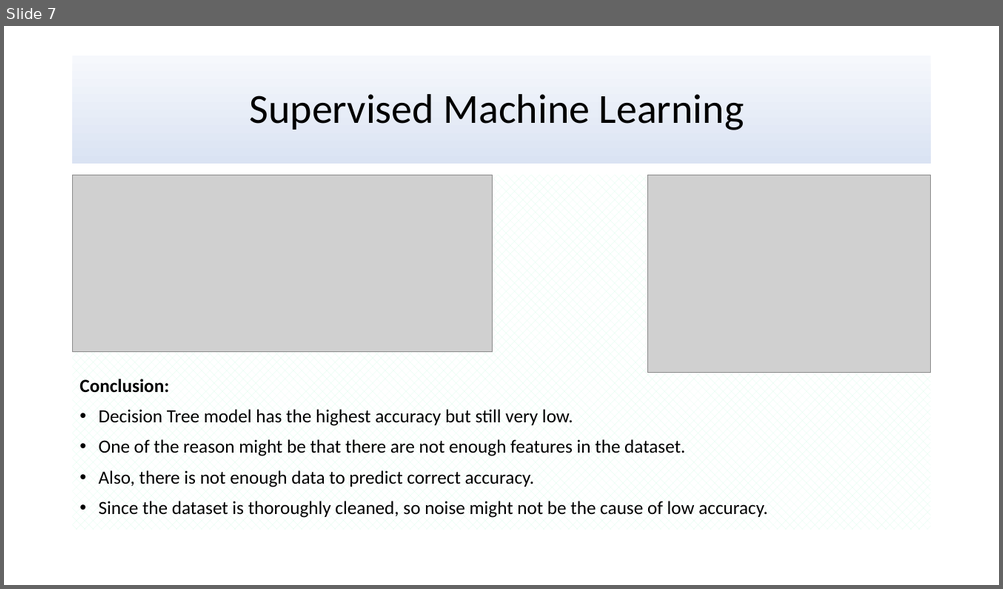
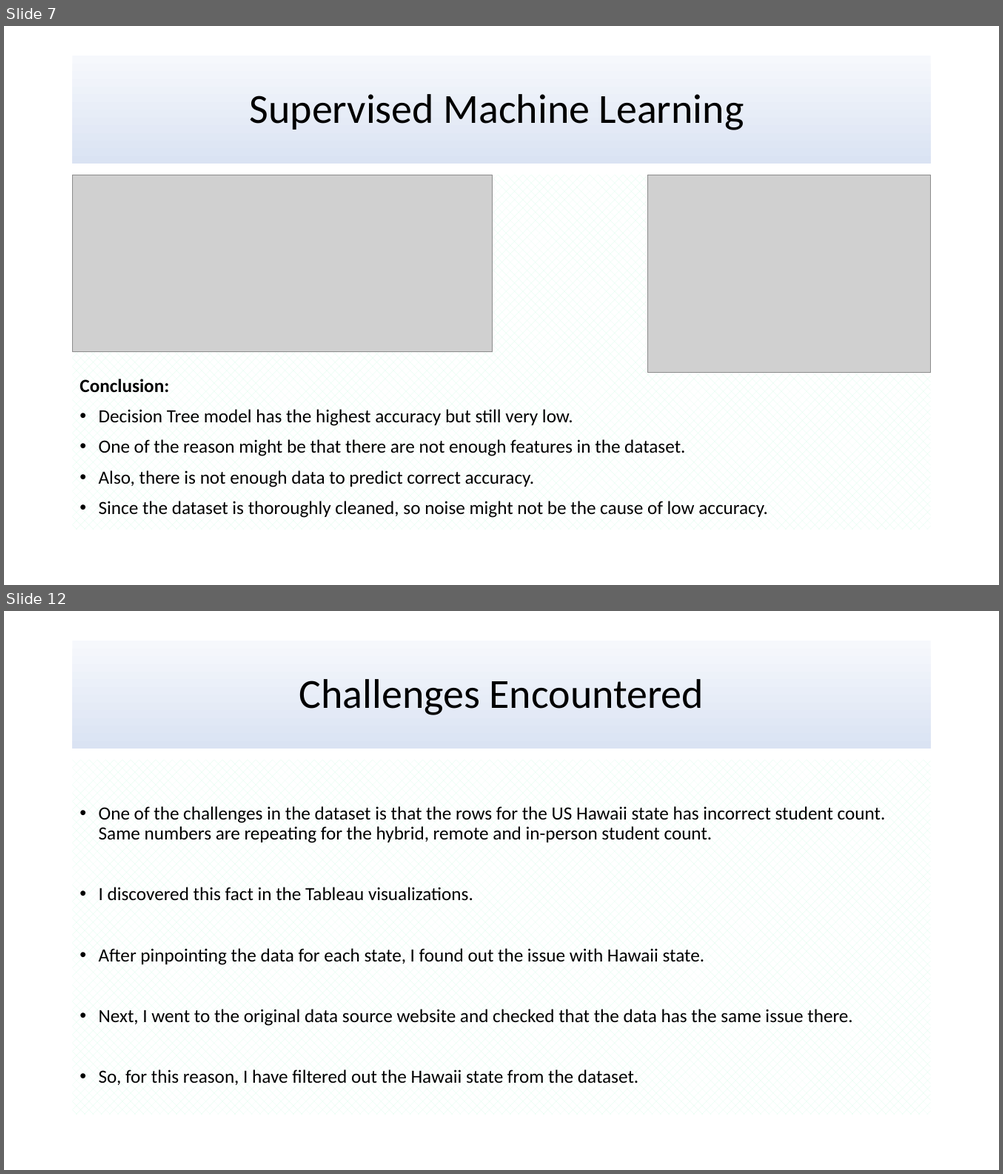
Before and after one commit to uzmabb182/Data602_Assignments, a slide deck: Final_Project_Data_602/Presentation_Data_602.pptx. Shown one above the other, each under a label of ours: slide 7 before the commit, slides 7 and 12 after it; the slides between them are not shown. The pictures are 1003x589 and 1003x1174 pixels, drawn with LibreOffice and Linux fonts; fonts in the diff are those of the drawing; grey boxes stand for pictures. Boxes give left, top, right and bottom in pixels: in the first picture for what was removed or moved away, otherwise in the second. Text is boxed around its words. In the diff, an @@ line names an element or a change of style, - is before the commit and + after.

```diff
--- a/Final_Project_Data_602/Presentation_Data_602.pptx
+++ b/Final_Project_Data_602/Presentation_Data_602.pptx
@@ slide 12 added at (4,611,999,1170), background #FFFFFF @@
@@ title added at (73,641,930,749), fill gradient #F6F8FC to #DAE3F3 to #ABC0E4 to #C7D5ED, 40 pt, text #000000 @@
+Challenges Encountered
@@ text added at (99,806,885,1085), 18 pt, text #000000 @@
+• One of the challenges in the dataset is that the rows for the US Hawaii state has incorrect student count. Same numbers are repeating for the hybrid, remote and in-person student count.
+• I discovered this fact in the Tableau visualizations.
+• After pinpointing the data for each state, I found out the issue with Hawaii state.
+• Next, I went to the original data source website and checked that the data has the same issue there.
+• So, for this reason, I have filtered out the Hawaii state from the dataset.
```
Also in this commit, not shown: 4 slides changed, 2 other slides added, 1 slide removed, 2 other files.
